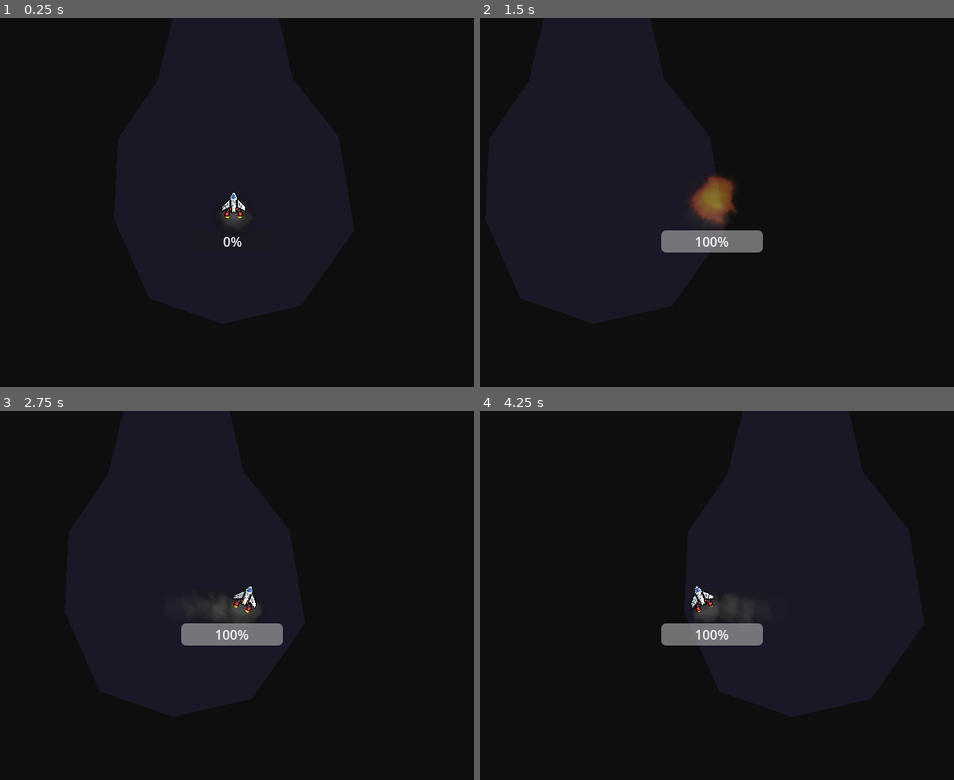
Above: before the commit, frames 1-4 (two rows, left to right).
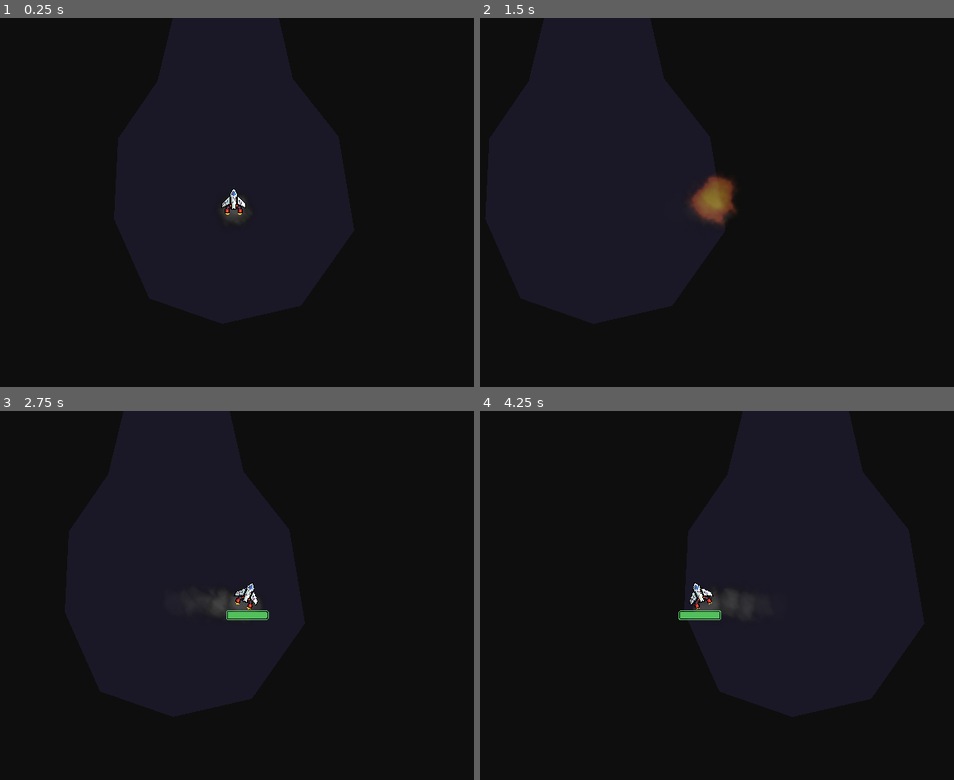
Above: after the commit, the same moments.

Repository: itsMapleLeaf/ldjam54
Game: Godot game, scene res://game.tscn
Same seed, same stepped clock (60 frames per second), same inputs: the game is played once before the commit and once after it.
Inputs:
- Up to frame 1 (0.25 s): no input
- Up to frame 2 (1.5 s): tap Enter at 0.5 s; hold D (strafe_right) 0.53-1.28 s; hold Space (boost) 0.53-1.28 s; hold A (strafe_left) from 1.28 s (still down); tap Space (boost) at 1.35 s
- Up to frame 3 (2.75 s): release A (strafe_left) at 2.03 s; hold D (strafe_right) from 2.03 s (still down); hold Space (boost) from 2.03 s (still down)
- Up to frame 4 (4.25 s): release Space (boost) at 2.78 s; tap Space (boost) at 2.85 s; release D (strafe_right) at 3.53 s; hold A (strafe_left) from 3.53 s (still down); hold Space (boost) from 3.53 s (still down)

The runs differ from the first frame. In frame 1, 0.3% of the frame differs, in the area x 46-52%, y 46-62%; in frame 2, 1.3%; in frame 3, 1.7%, in the area x 38-60%, y 46-64%; in frame 4, 1.7%.

Commit message:
better charge meter

Diff:
--- a/player.gd
+++ b/player.gd
@@ -29,14 +29,15 @@
 func _ready() -> void:
 	boost_animation_player.play("idle")
 	boost_animation_player.animation_set_next("boost", "idle")
+	charge_meter.get_parent().modulate.a = 0
 
 func charge_by(delta: float) -> void:
 	charge_amount = minf(charge_amount + delta / CHARGE_TIME, 1)
 
 func boost() -> void:
 	speed = lerpf(MIN_BOOST_STRENGTH, MAX_BOOST_STRENGTH, charge_amount)
+	movement_angle = facing_angle
 	charge_amount = 0
-	movement_angle = facing_angle
 	boost_animation_player.stop()
 	boost_animation_player.play("boost")
 
@@ -44,7 +45,12 @@
 	# collect input
 	turning = Input.get_action_strength("turn_right") - Input.get_action_strength("turn_left")
 	strafing = Input.get_action_strength("strafe_right") - Input.get_action_strength("strafe_left")
-	if Input.is_action_pressed("boost"): charge_by(delta)
+
+	var charging := false
+	if Input.is_action_pressed("boost"):
+		charging = true
+		charge_by(delta)
+
 	if Input.is_action_just_released("boost"): boost()
 
 	# apply movement from speed and drag
@@ -62,7 +68,11 @@
 	facing_angle += turning * TURN_SPEED * delta
 
 	# update charge meter UI
-	charge_meter.value = charge_amount
+	if charging:
+		charge_meter.get_parent().modulate.a = 1
+		charge_meter.value = charge_amount
+	else:
+		charge_meter.get_parent().modulate.a -= delta / 0.3
 
 	# tilt the sprite based on our strafing input
 	sprite.rotation = lerp_angle(sprite.rotation, strafing * STRAFE_ROTATION, delta * STRAFE_ROTATION_SPEED)
--- a/player.tscn
+++ b/player.tscn
@@ -1,12 +1,9 @@
-[gd_scene load_steps=10 format=3 uid="uid://e6qi38y4o5q7"]
+[gd_scene load_steps=13 format=3 uid="uid://e6qi38y4o5q7"]
 
 [ext_resource type="Script" path="res://player.gd" id="1_tij7q"]
 [ext_resource type="Texture2D" uid="uid://iv3xi3osmeju" path="res://resources/Main Ship - Engines - Supercharged Engine - Spritesheet.png" id="2_5k3em"]
 [ext_resource type="Texture2D" uid="uid://d12a2qkk4tjnq" path="res://resources/Main Ship - Engines - Supercharged Engine.png" id="3_60lvt"]
 [ext_resource type="Texture2D" uid="uid://43nhsujsyjxy" path="res://resources/Main Ship - Base - Slight damage.png" id="4_0grsm"]
-
-[sub_resource type="CircleShape2D" id="CircleShape2D_dqxqp"]
-radius = 11.1803
 
 [sub_resource type="Animation" id="Animation_bhac3"]
 length = 0.001
@@ -63,22 +60,46 @@
 "idle": SubResource("Animation_w7e6m")
 }
 
+[sub_resource type="StyleBoxFlat" id="StyleBoxFlat_51evb"]
+bg_color = Color(0.6, 0.6, 0.6, 0)
+border_width_left = 1
+border_width_top = 1
+border_width_right = 1
+border_width_bottom = 1
+border_color = Color(0.328125, 0.746094, 0.363281, 1)
+corner_radius_top_left = 3
+corner_radius_top_right = 3
+corner_radius_bottom_right = 3
+corner_radius_bottom_left = 3
+anti_aliasing = false
+
+[sub_resource type="StyleBoxFlat" id="StyleBoxFlat_73kyl"]
+bg_color = Color(0.6, 0.6, 0.6, 0)
+
+[sub_resource type="StyleBoxFlat" id="StyleBoxFlat_bnit6"]
+bg_color = Color(0.329412, 0.74902, 0.364706, 1)
+corner_radius_top_left = 1
+corner_radius_top_right = 1
+corner_radius_bottom_right = 1
+corner_radius_bottom_left = 1
+anti_aliasing = false
+
+[sub_resource type="CircleShape2D" id="CircleShape2D_dqxqp"]
+radius = 11.1803
+
 [node name="Player" type="Area2D" node_paths=PackedStringArray("sprite", "camera", "boost_animation_player", "charge_meter", "smoke_spawn_marker")]
 monitorable = false
 script = ExtResource("1_tij7q")
 sprite = NodePath("Sprites")
 camera = NodePath("Camera2D")
 boost_animation_player = NodePath("Sprites/Boost/AnimationPlayer")
-charge_meter = NodePath("UI/ChargeMeter")
+charge_meter = NodePath("ChargeMeterOutline/ChargeMeter")
 smoke_spawn_marker = NodePath("Marker2D")
-
-[node name="Shape" type="CollisionShape2D" parent="."]
-shape = SubResource("CircleShape2D_dqxqp")
 
 [node name="Sprites" type="Node2D" parent="."]
 
 [node name="Boost" type="Sprite2D" parent="Sprites"]
-position = Vector2(0, 6)
+position = Vector2(0, 2)
 texture = ExtResource("2_5k3em")
 hframes = 4
 vframes = 2
@@ -90,10 +111,11 @@
 }
 
 [node name="Engine" type="Sprite2D" parent="Sprites"]
-position = Vector2(0, 6)
+position = Vector2(0, 2)
 texture = ExtResource("3_60lvt")
 
 [node name="Body" type="Sprite2D" parent="Sprites"]
+position = Vector2(0, -4)
 texture = ExtResource("4_0grsm")
 
 [node name="Camera2D" type="Camera2D" parent="."]
@@ -104,24 +126,42 @@
 rotation_smoothing_speed = 7.0
 
 [node name="Marker2D" type="Marker2D" parent="."]
-position = Vector2(0, 17)
+position = Vector2(0, 11)
 
-[node name="UI" type="CanvasLayer" parent="."]
-
-[node name="ChargeMeter" type="ProgressBar" parent="UI"]
+[node name="ChargeMeterOutline" type="Panel" parent="."]
 anchors_preset = 8
 anchor_left = 0.5
 anchor_top = 0.5
 anchor_right = 0.5
 anchor_bottom = 0.5
-offset_left = -64.0
-offset_top = 34.0
-offset_right = 60.0
-offset_bottom = 61.0
+offset_left = -26.0
+offset_top = 18.0
+offset_right = 26.0
+offset_bottom = 30.0
+grow_horizontal = 2
+grow_vertical = 2
+theme_override_styles/panel = SubResource("StyleBoxFlat_51evb")
+
+[node name="ChargeMeter" type="ProgressBar" parent="ChargeMeterOutline"]
+layout_mode = 1
+anchors_preset = -1
+anchor_right = 1.0
+anchor_bottom = 1.0
+offset_left = 2.0
+offset_top = 2.0
+offset_right = -2.0
+offset_bottom = -2.0
 grow_horizontal = 2
 grow_vertical = 2
 size_flags_horizontal = 4
+theme_override_styles/background = SubResource("StyleBoxFlat_73kyl")
+theme_override_styles/fill = SubResource("StyleBoxFlat_bnit6")
 max_value = 1.0
 step = 0.0
+value = 0.5
+show_percentage = false
+
+[node name="Shape" type="CollisionShape2D" parent="."]
+shape = SubResource("CircleShape2D_dqxqp")
 
 [connection signal="area_entered" from="." to="." method="_on_area_entered"]
